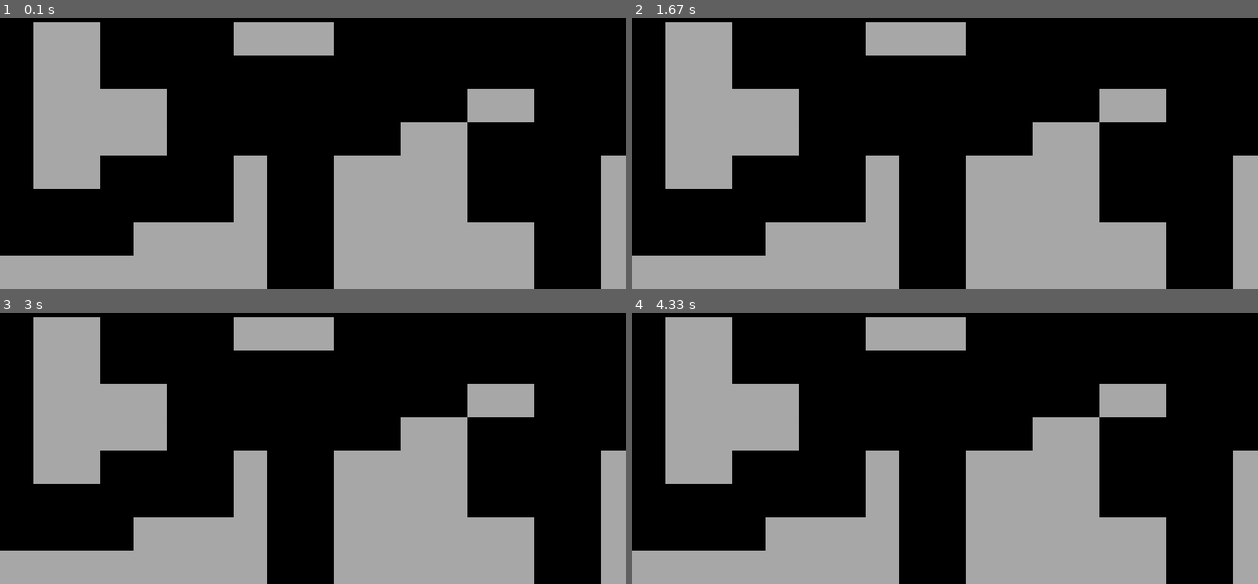
Above: before the commit, frames 1-4 (two rows, left to right).
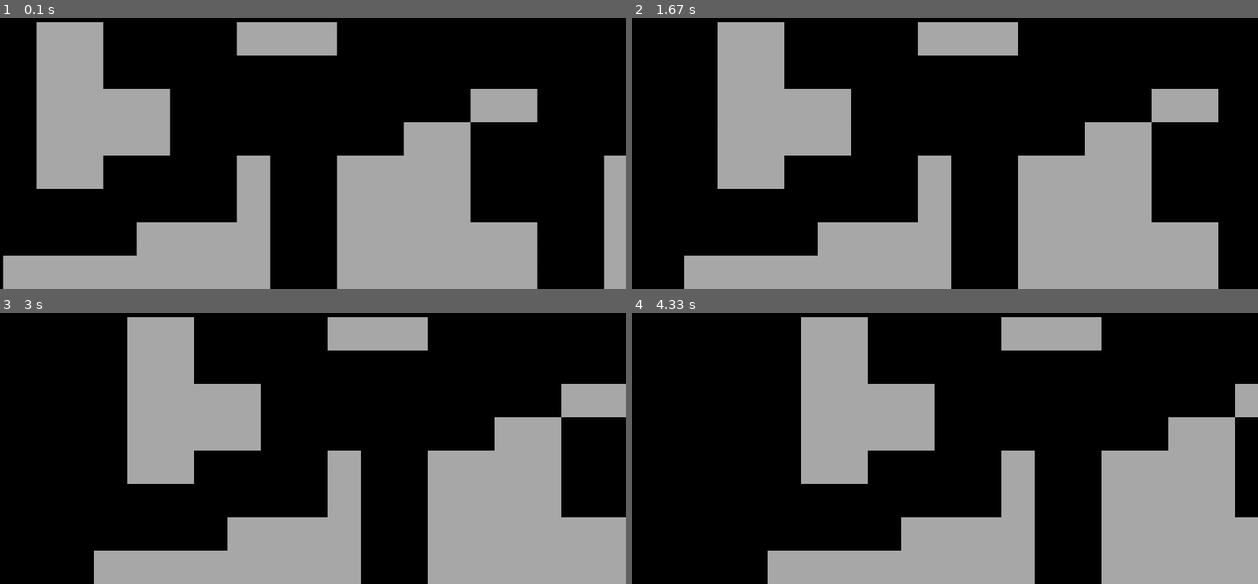
Above: after the commit, the same moments.

Repository: youngjerald239/pygame
Game: pygame game, started from main.py
Same seed, same stepped clock (60 frames per second), same inputs: the game is played once before the commit and once after it.
Inputs:
- Up to frame 1 (0.1 s): no input
- Up to frame 2 (1.67 s): no input
- Up to frame 3 (3 s): no input
- Up to frame 4 (4.33 s): no input

The runs differ from the first frame. In frame 1, 2.5% of the frame differs, in the area x 0-97%, y 1-100%; in frame 2, 33%; in frame 3, 45%; in frame 4, 51%, in the area x 0-100%, y 1-100%.

Commit message:
updated level with x_shift

Diff:
--- a/level.py
+++ b/level.py
@@ -22,4 +22,5 @@
             # print(row) To view just the rows
 
     def run(self):
+        self.tiles.update(1)
         self.tiles.draw(self.display_surface)
--- a/tiles.py
+++ b/tiles.py
@@ -6,3 +6,6 @@
         self.image = pygame.Surface((size,size)) # X-Y
         self.image.fill('darkgrey')
         self.rect = self.image.get_rect(topleft = pos)
+
+    def update(self,x_shift):
+        self.rect.x += x_shift
